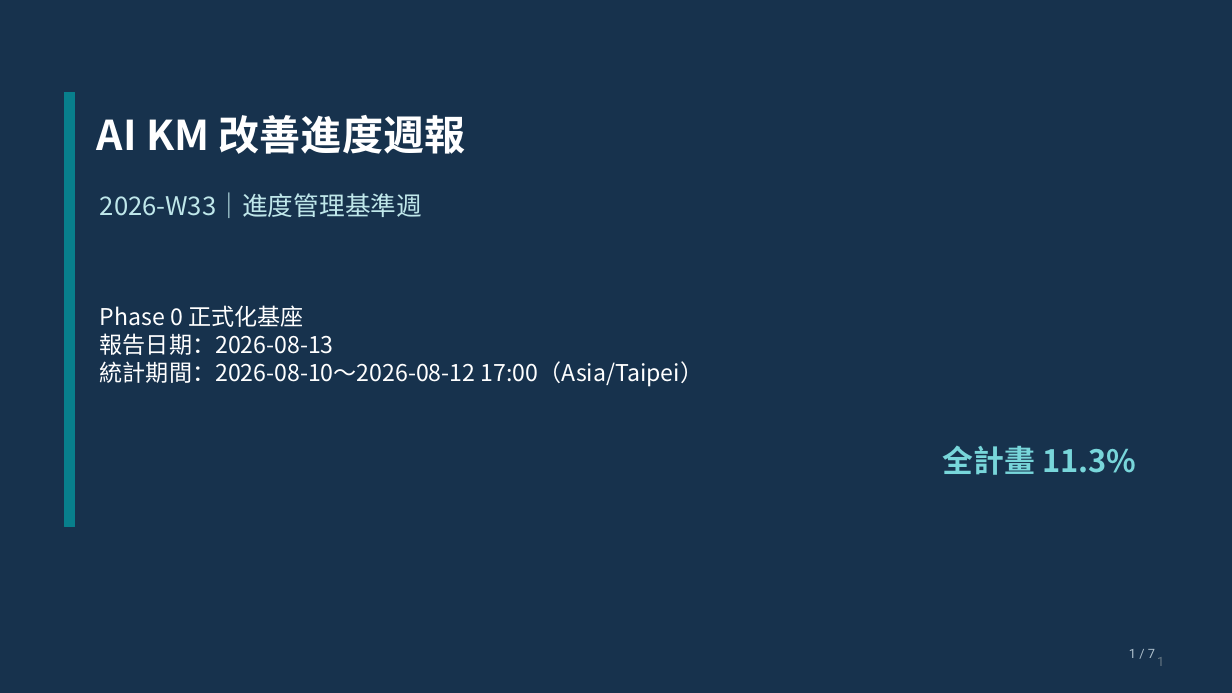
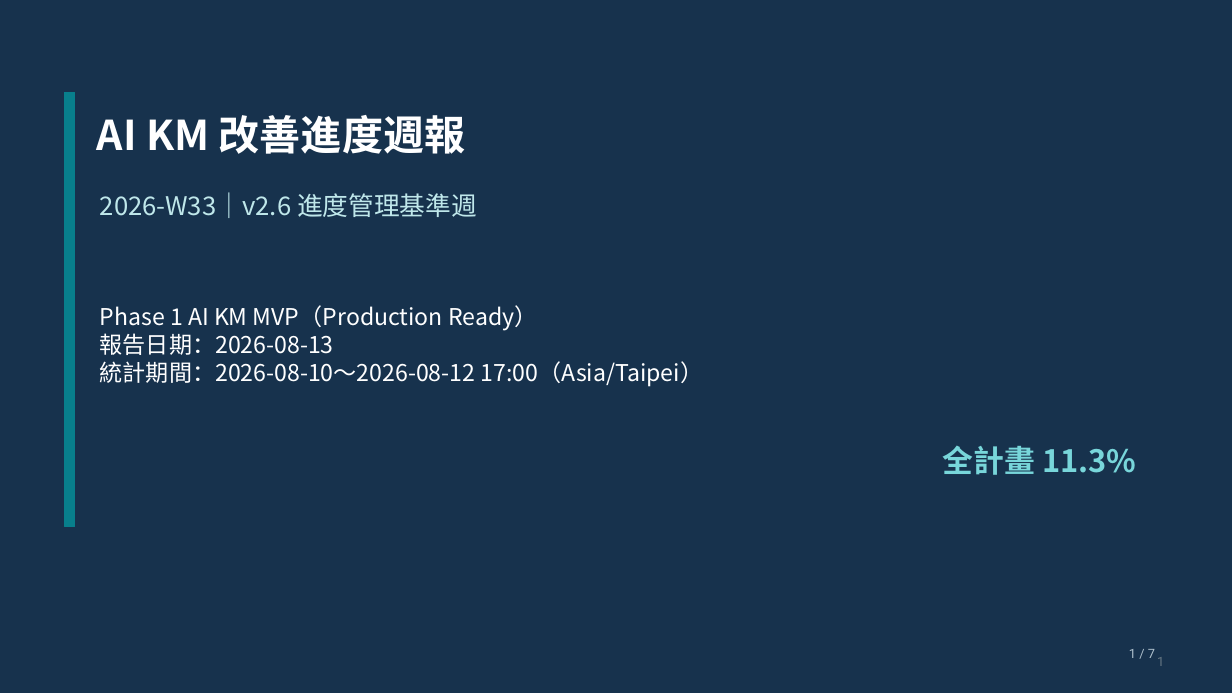
Before and after one commit to kyocarlos/knowledge-base-agent-source, a slide deck: slide 1 of docs/km-modernization/progress/presentations/AI-KM-Weekly-2026-W33.pptx. Drawn at 1232x693 pixels with LibreOffice and Linux fonts; fonts in the diff are those of the drawing. Boxes give left, top, right and bottom in pixels: in the first picture for what was removed or moved away, otherwise in the second. Text is boxed around its words. In the diff, an @@ line names an element or a change of style, - is before the commit and + after.

```diff
--- a/docs/km-modernization/progress/presentations/AI-KM-Weekly-2026-W33.pptx
+++ b/docs/km-modernization/progress/presentations/AI-KM-Weekly-2026-W33.pptx
@@ text at [100,192,477,218]: text changed @@
-2026-W33｜進度管理基準週
+2026-W33｜v2.6 進度管理基準週
@@ text at [100,305,537,331]: text changed @@
-Phase 0 正式化基座
+Phase 1 AI KM MVP（Production Ready）
```
Also in this commit, not shown: 6 other slides changed, 12 other files.
